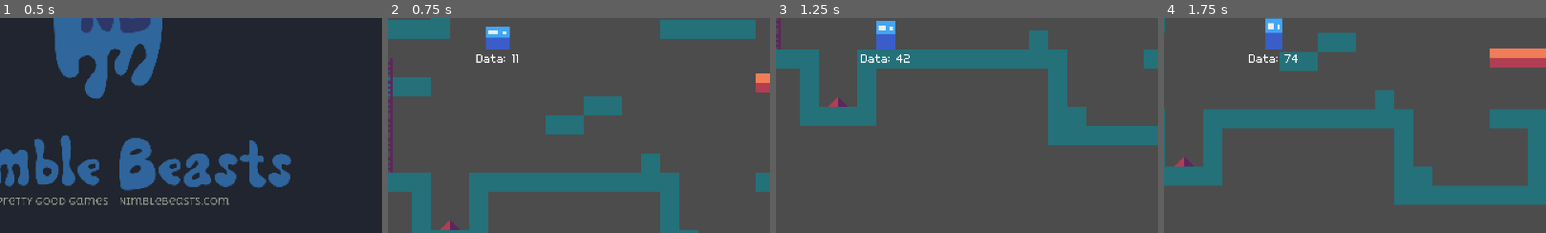
Above: before the commit, frames 1-4 (left to right).
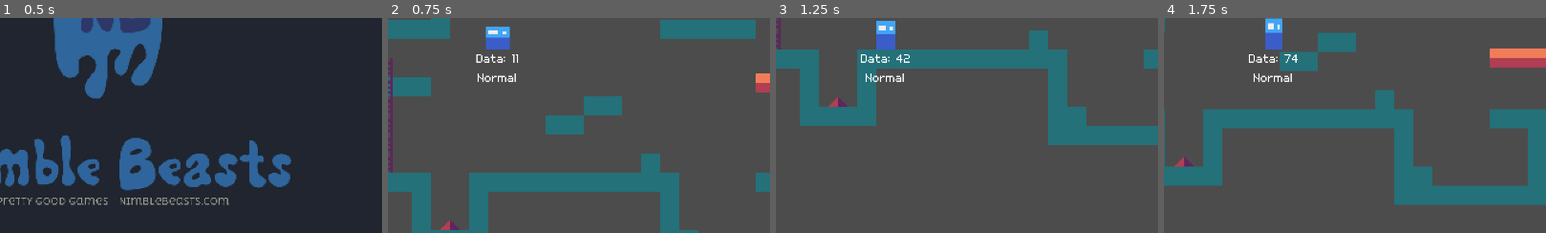
Above: after the commit, the same moments.

Repository: NimbleBeasts/NbGameOff2021
Game: Godot game, scene res://Src/GameManager.tscn
Two runs of this game, one before a commit and one after it. Both use one fixed random seed, a clock stepped at 60 frames per second and the inputs below.
Inputs:
- Up to frame 1 (0.5 s): no input
- Up to frame 2 (0.75 s): click "Play" at 0.5 s
- Up to frame 3 (1.25 s): no input
- Up to frame 4 (1.75 s): tap Enter at 1.25 s; hold Right (ui_right) from 1.28 s (still down); tap Space (ui_jump) at 1.35, 1.52 s
The pictures show only the part of the screen within x 36-86%, y 43-93%; the shares and areas given below are measured in that part.

Frame 1 is identical in both runs. In frame 2, 0.2% of the frame differs, in the area x 23-34%, y 25-30%; in frame 3, 0.2%; in frame 4, 0.2%.

Commit message:
hm ladder stuff maybe :D

Diff:
--- a/Src/Player/Player.gd
+++ b/Src/Player/Player.gd
@@ -5,14 +5,20 @@
 const JUMP_FORCE = 250
 const STOP_FORCE_FLOOR = 700
 const STOP_FORCE_AIR = 80
+const STOP_FORCE_LADDER = 800
 const WALK_FORCE = 1600
+const LADDER_FORCE = 1200
 const MAX_SPEED = 140
+const LADDER_CORRECTION_SPEED = 120
+
+enum PlayerState {Normal, Ladder}
 
 var counter = 0
 var state = {
 	"ghost_no": -1,
 	"dead": false,
 	"last_record_id": 0,
+	"current_state": PlayerState.Normal,
 
 	# Movement
 	"velocity": Vector2(0,0),
@@ -20,7 +26,6 @@
 	"has_jumped": false,
 	"air_time": 0,
 	"ladder_area": null,
-	"is_on_ladder": false,
 }
 
 var data_record = []
@@ -42,16 +47,27 @@
 
 func _physics_process(delta):
 	if is_ghost():
-		# Ghost
+		# Ghost-Mode
 		process_ghost(delta)
-
 	elif not state.dead:
-		# Player
+		# Player-Mode
 		var input_direction = get_direction_input()
 
+		# Update Animation
 		update_animation()
 
-		process_movement(delta, input_direction)
+		# State Checks
+		#check_enter_ladder_state(input_direction) # TODO: I hate ladders - maybe Ill never implement this :D
+
+		# Process State
+		match state.current_state:
+			PlayerState.Normal:
+				process_movement(delta, input_direction)
+			PlayerState.Ladder:
+				process_ladder(delta, input_direction)
+			_:
+				pass
+
 
 		# Record movement
 		add_movement_record()
@@ -59,19 +75,30 @@
 		# Handle restart request
 		process_restart()
 
-
+		if state.current_state == PlayerState.Ladder:
+			$Label2.set_text("Ladder")
+		else:
+			$Label2.set_text("Normal")
+
+func check_enter_ladder_state(input):
+	if state.ladder_area and state.current_state != PlayerState.Ladder:
+		if input.y != 0:
+			state.current_state = PlayerState.Ladder
 
 func update_animation():
 	var anim = ""
 
-	if abs(state.velocity.x) > 0.1:
-		anim = "walk"
-	else:
-		anim = "idle"
-	if state.velocity.y > 16:
-		anim = "falling"
-	elif state.velocity.y < 0:
-		anim = "jump"
+	if state.current_state == PlayerState.Ladder:
+		pass
+	else:
+		if abs(state.velocity.x) > 0.1:
+			anim = "walk"
+		else:
+			anim = "idle"
+		if state.velocity.y > 16:
+			anim = "falling"
+		elif state.velocity.y < 0:
+			anim = "jump"
 
 	if $AnimationPlayer.current_animation != anim:
 		$AnimationPlayer.play(anim)
@@ -116,10 +143,43 @@
 		data_record.append({"t": Ghosts.get_time(), "anim": anim})
 		$Label.set_text("Data: " + str(data_record.size()))
 
+func process_ladder(delta, input_direction):
+	var on_floor_or_ghost = is_on_floor_or_ghost()
+
+	if state.ladder_area:
+		if position.x != state.ladder_area.global_position.x:
+			if position.x < state.ladder_area.global_position.x:
+				position.x += LADDER_CORRECTION_SPEED*delta
+			else:
+				position.x -= LADDER_CORRECTION_SPEED*delta
+
+			if abs(state.ladder_area.global_position.x - position.x) < 2:
+				position.x = state.ladder_area.global_position.x
+			return
+
+	# Quit ladder on jump
+	if Input.is_action_just_pressed('ui_jump'):
+		state.current_state = PlayerState.Normal
+		return
+
+	# Stop movement
+	if input_direction.y == 0.0:
+		var stop_force = STOP_FORCE_LADDER*delta
+		if state.velocity.y > 0:
+			state.velocity.y = max(state.velocity.x - stop_force, 0)
+		elif state.velocity.y < 0:
+			state.velocity.y = min(state.velocity.x + stop_force, 0)
+	# Accelarete
+	else:
+		state.velocity.y += input_direction.y * delta * LADDER_FORCE
+		if state.velocity.y > MAX_SPEED:
+			state.velocity.y = MAX_SPEED
+		elif state.velocity.y < -MAX_SPEED:
+			state.velocity.y = -MAX_SPEED
+
+	state.velocity = move_and_slide(state.velocity, Vector2(0, -1))
+
 func process_movement(delta, input_direction):
-	if state.is_on_ladder:
-		return
-
 	var on_floor_or_ghost = is_on_floor_or_ghost()
 
 	# Jumping
--- a/Src/Player/Player.tscn
+++ b/Src/Player/Player.tscn
@@ -136,4 +136,6 @@
 anims/jump = SubResource( 5 )
 anims/walk = SubResource( 6 )
 
+[node name="Tween" type="Tween" parent="."]
+
 [connection signal="animation_finished" from="AnimationPlayer" to="." method="_on_AnimationPlayer_animation_finished"]
